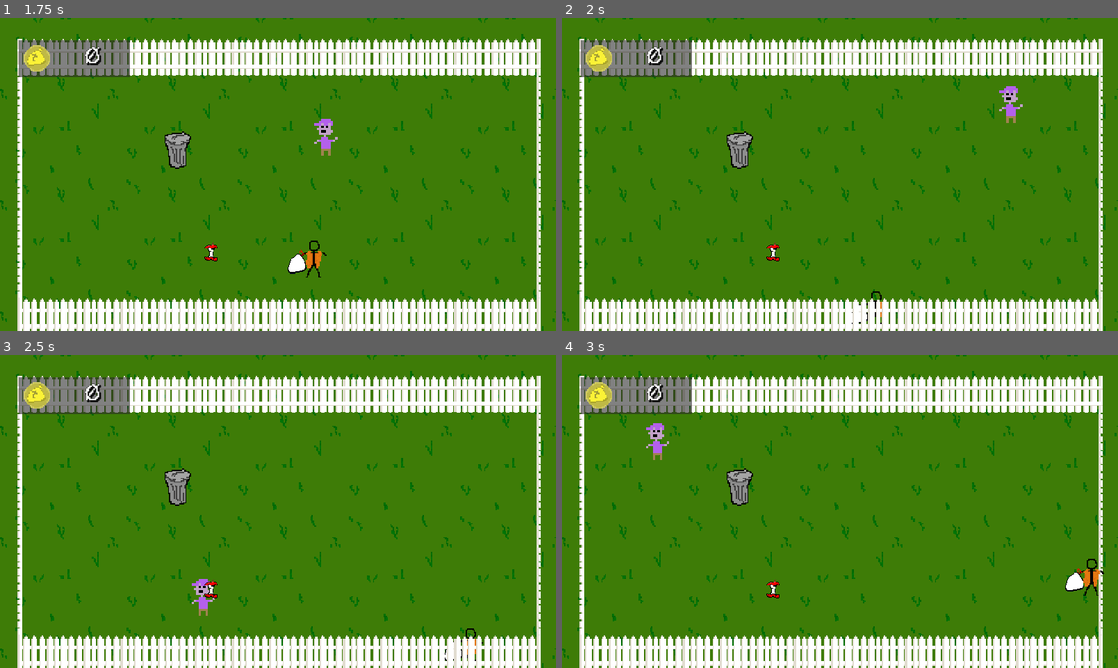
Above: before the commit, frames 1-4 (two rows, left to right).
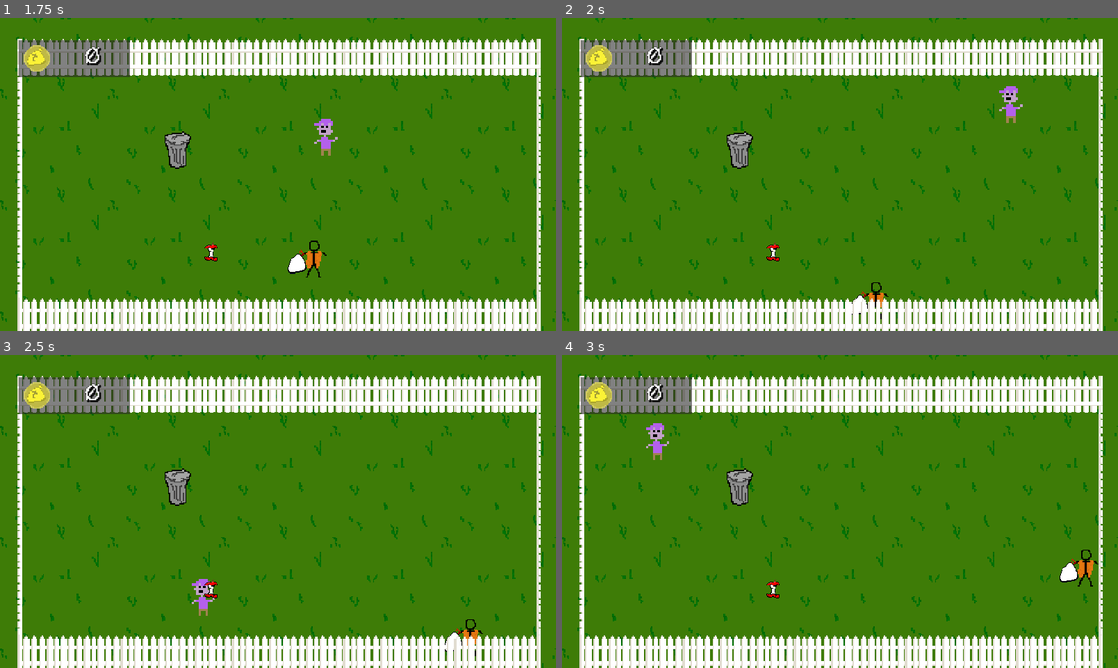
Above: after the commit, the same moments.

Repository: RagingTurtle/TrashMan
Game: Godot game, scene res://Scenes/grassy_area.tscn
Same seed, same stepped clock (60 frames per second), same inputs: the game is played once before the commit and once after it.
Inputs:
- Up to frame 1 (1.75 s): tap Enter at 0.5 s; hold Right (ui_right) 0.53-1.28 s; hold Down (ui_down) from 1.28 s (still down)
- Up to frame 2 (2 s): keep holding Down (ui_down)
- Up to frame 3 (2.5 s): release Down (ui_down) at 2.03 s; hold Right (ui_right) from 2.03 s (still down)
- Up to frame 4 (3 s): release Right (ui_right) at 2.78 s; hold Up (ui_up) from 2.78 s (still down)

Frame 1 is identical in both runs. In frame 2, 0.2% of the frame differs, in the area x 52-59%, y 84-98%; in frame 3, 0.2%; in frame 4, 0.5%, in the area x 89-98%, y 62-77%.

Commit message:
fix player hitbox

Diff:
--- a/Scenes/player.tscn
+++ b/Scenes/player.tscn
@@ -1,10 +1,7 @@
-[gd_scene load_steps=4 format=3 uid="uid://cf5y03ynumcn5"]
+[gd_scene load_steps=3 format=3 uid="uid://cf5y03ynumcn5"]
 
 [ext_resource type="Script" path="res://Scripts/player.gd" id="1_fshqu"]
 [ext_resource type="Texture2D" uid="uid://bifqyi3wm5643" path="res://Sprites/TrashMan.png" id="2_gc7gg"]
-
-[sub_resource type="RectangleShape2D" id="RectangleShape2D_jor2y"]
-size = Vector2(13, 15)
 
 [node name="Player" type="CharacterBody2D"]
 collision_mask = 2
@@ -14,6 +11,5 @@
 [node name="Sprite2D" type="Sprite2D" parent="."]
 texture = ExtResource("2_gc7gg")
 
-[node name="CollisionShape2D" type="CollisionShape2D" parent="."]
-position = Vector2(-0.5, 0.5)
-shape = SubResource("RectangleShape2D_jor2y")
+[node name="CollisionPolygon2D" type="CollisionPolygon2D" parent="."]
+polygon = PackedVector2Array(9, -6, 11, -4, 11, -3, 9, -3, 7, -5, 4, 8, 6, 16, 4, 16, 0, 8, -5, 16, -7, 16, -4, 8, -6, 8, -7, -4, -10, -2, -13, -2, -13, -3, -8, -6)
